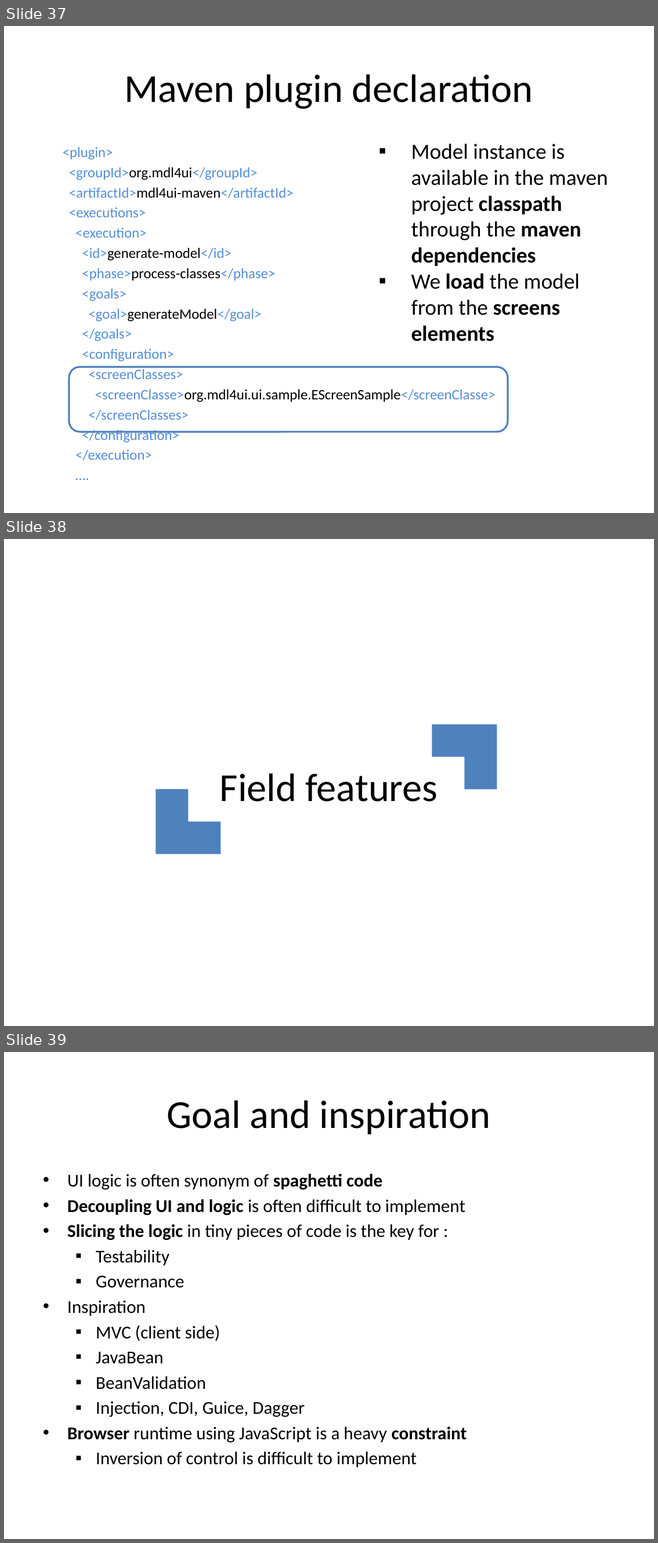
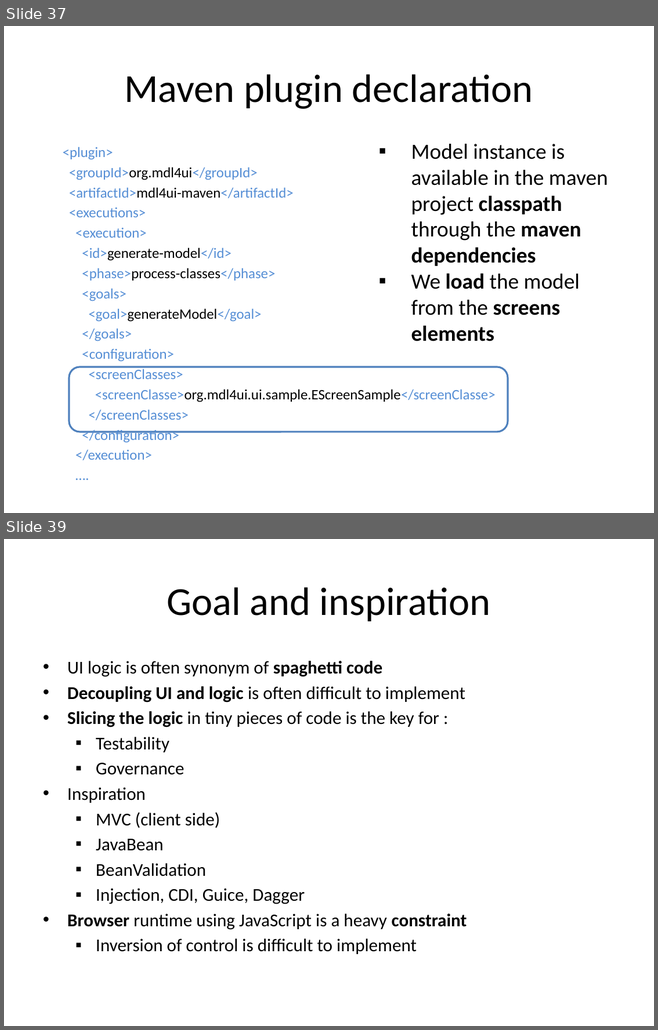
Before and after one commit to lesfurets/mdl4ui, a slide deck: mdl4ui-docs/mdl4ui_cg2013.pptx. Shown one above the other, each under a label of ours: slides 37, 38 and 39 before the commit, slides 37 and 39 after it; the slides between them are not shown. The pictures are 658x1543 and 658x1030 pixels, drawn with LibreOffice and Linux fonts; fonts in the diff are those of the drawing. Boxes give left, top, right and bottom in pixels: in the first picture for what was removed or moved away, otherwise in the second. Text is boxed around its words. In the diff, an @@ line names an element or a change of style, - is before the commit and + after.

```diff
--- a/mdl4ui-docs/mdl4ui_cg2013.pptx
+++ b/mdl4ui-docs/mdl4ui_cg2013.pptx
@@ slide 38 removed at (4,539,654,1026), background #FFFFFF @@
@@ corner removed at (431,724,496,789) @@
@@ title removed at (220,773,438,802) @@
-Field features
@@ corner removed at (155,789,220,854) @@
```
Also in this commit, not shown: 1 slide changed, 5 slides added, 3 other slides removed.
